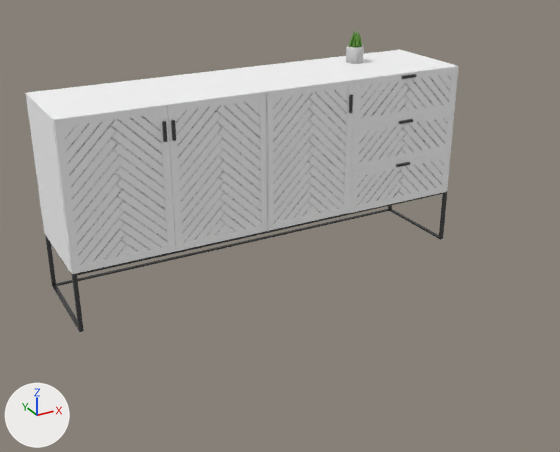
Two versions of the glTF model Project/model/aparador.gltf, one commit apart.
Before and after are seen from a camera (50 mm lens) standing at (-1.47, -2.87, 1.59) and looking at (-0.19, -0.54, 0.43). Lighting does not change. The marker at lower left points along +X, +Y and +Z. Where no turn or scale is listed for an object, it has been applied to the vertices.

In view in the first picture: 'Aparador', 'Metal', 'gaveta_baixo', 'gaveta_cima', 'gaveta_meio', 'porta_direita', 'porta_esquerda', 'porta_meio'.
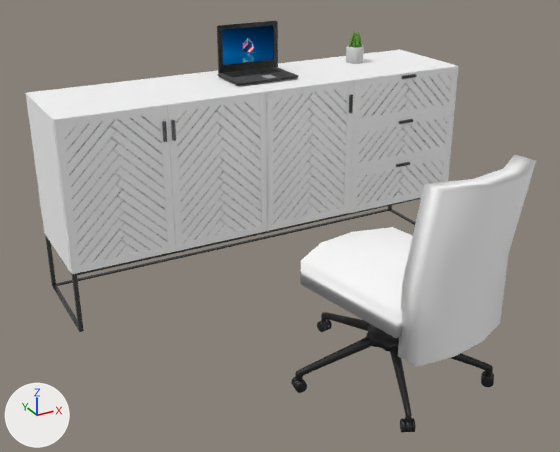
What differs and where, as boxes [x1, y1, x2, y2] in the pictures (560 x 452 px):
'Cube.069', added: after [398, 155, 536, 367]
'Chair', added: after [300, 227, 413, 338]
'Cylinder.002', added (black): after [291, 312, 494, 432]
'Monitor', added: after [217, 21, 278, 73]
    faces in mat_screen: [222, 25, 273, 65]
    faces in mat_frame: [217, 21, 278, 73]
'Base', added: after [218, 67, 298, 86]
'Teclado', added: after [225, 68, 281, 78]

Diff of the bpy script that builds the scene:
```diff
--- a/Project/model/aparador.gltf.py
+++ b/Project/model/aparador.gltf.py
@@ img_screenimg @@
+img_screenimg = load_image('ScreenImg', '_unpacked/ScreenImg', 3840, 2160, 'sRGB')
@@ img_metal_scratched_008_basecolor @@
+img_metal_scratched_008_basecolor = load_image('Metal_scratched_008_basecolor', '_unpacked/Metal_scratched_008_basecolor', 1024, 1024, 'sRGB')
@@ img_metal_scratched_008_normal @@
+img_metal_scratched_008_normal = load_image('Metal_scratched_008_normal', '_unpacked/Metal_scratched_008_normal', 1024, 1024, 'Non-Color')
@@ mat_keycap @@
+mat_keycap = principled_material('KeyCap')
+mat_keycap.base_color = (0.0668, 0.0668, 0.0668)  # dark grey #494949
+mat_keycap.metallic = 1.0
+mat_keycap.roughness = 1.0
@@ mat_screen @@
+mat_screen = bpy.data.materials.new('Screen')
+# colours: black #000000
+# uses the picture img_screenimg
@@ mat_frame @@
+mat_frame = bpy.data.materials.new('Frame')
+# uses the picture img_metal_scratched_008_basecolor
+# uses the picture img_metal_scratched_008_normal
@@ mat_steel_black_polished @@
+mat_steel_black_polished = principled_material('Steel Black Polished')
+mat_steel_black_polished.base_color = (0.00889, 0.00889, 0.00889)  # black #181818
+mat_steel_black_polished.roughness = 0.477
@@ mat_steel_white @@
+mat_steel_white = principled_material('Steel White')
+mat_steel_white.base_color = (0.8, 0.8, 0.8)  # white #e7e7e7
+mat_steel_white.metallic = 1.0
@@ mat_chair @@
+mat_chair = principled_material('Chair')
+mat_chair.base_color = (1.0, 1.0, 1.0)  # white #ffffff
+mat_chair.roughness = 0.891
@@ me_cube_001 @@
+me_cube_001.from_pydata(...)  # 540 vertices, 830 faces; spans x -0.115..0.115, y -0.045..0.042, z -0.003..0.003
+me_cube_001.materials.append(mat_keycap)  # dark grey #494949
@@ me_cube_006 @@
+me_cube_006.from_pydata(...)  # 124 vertices, 244 faces; spans x -0.14..0.14, y 0.0..0.01, z 0.0..0.2
+# faces by material slot: [210, 34]
+me_cube_006.materials.append(mat_frame)
+me_cube_006.materials.append(mat_screen)
@@ me_cube_002 @@
+me_cube_002.from_pydata(...)  # 76 vertices, 148 faces; spans x -0.14..0.14, y -0.1..0.1, z -0.005..0.005
+me_cube_002.materials.append(mat_frame)
@@ me_cylinder_003 @@
+me_cylinder_003.from_pydata(...)  # 8532 vertices, 17020 faces; spans x -0.364..0.331, y -0.336..0.362, z -0.324..0.034
+# faces by material slot: [16956, 64]
+me_cylinder_003.materials.append(mat_steel_black_polished)  # black #181818
+me_cylinder_003.materials.append(mat_steel_white)  # white #e7e7e7
@@ me_cube_093 @@
+me_cube_093.from_pydata(...)  # 24 vertices, 44 faces; spans x -0.21..0.218, y -0.155..0.076, z -0.343..0.24
+me_cube_093.materials.append(mat_chair)  # white #ffffff
@@ me_cube_094 @@
+me_cube_094.from_pydata(...)  # 16 vertices, 28 faces; spans x -0.261..0.261, y -0.261..0.298, z -0.046..0.046
+me_cube_094.materials.append(mat_chair)  # white #ffffff
@@ ob_teclado @@
+ob_teclado = bpy.data.objects.new('Teclado', me_cube_001)
+ob_teclado.location = (0.004, 0.046, 0.861)
@@ ob_monitor @@
+ob_monitor = bpy.data.objects.new('Monitor', me_cube_006)
+ob_monitor.location = (0.016, 0.107, 0.859)
@@ ob_base @@
+ob_base = bpy.data.objects.new('Base', me_cube_002)
+ob_base.location = (0.003, 0.001, 0.86)
@@ ob_cylinder_002 @@
+ob_cylinder_002 = bpy.data.objects.new('Cylinder.002', me_cylinder_003)
+ob_cylinder_002.location = (0.0, -1.0, 0.326)
@@ ob_cube_069 @@
+ob_cube_069 = bpy.data.objects.new('Cube.069', me_cube_093)
+ob_cube_069.location = (0.045, -1.254, 0.596)
@@ ob_chair @@
+ob_chair = bpy.data.objects.new('Chair', me_cube_094)
+ob_chair.location = (0.0, -1.0, 0.373)
```
